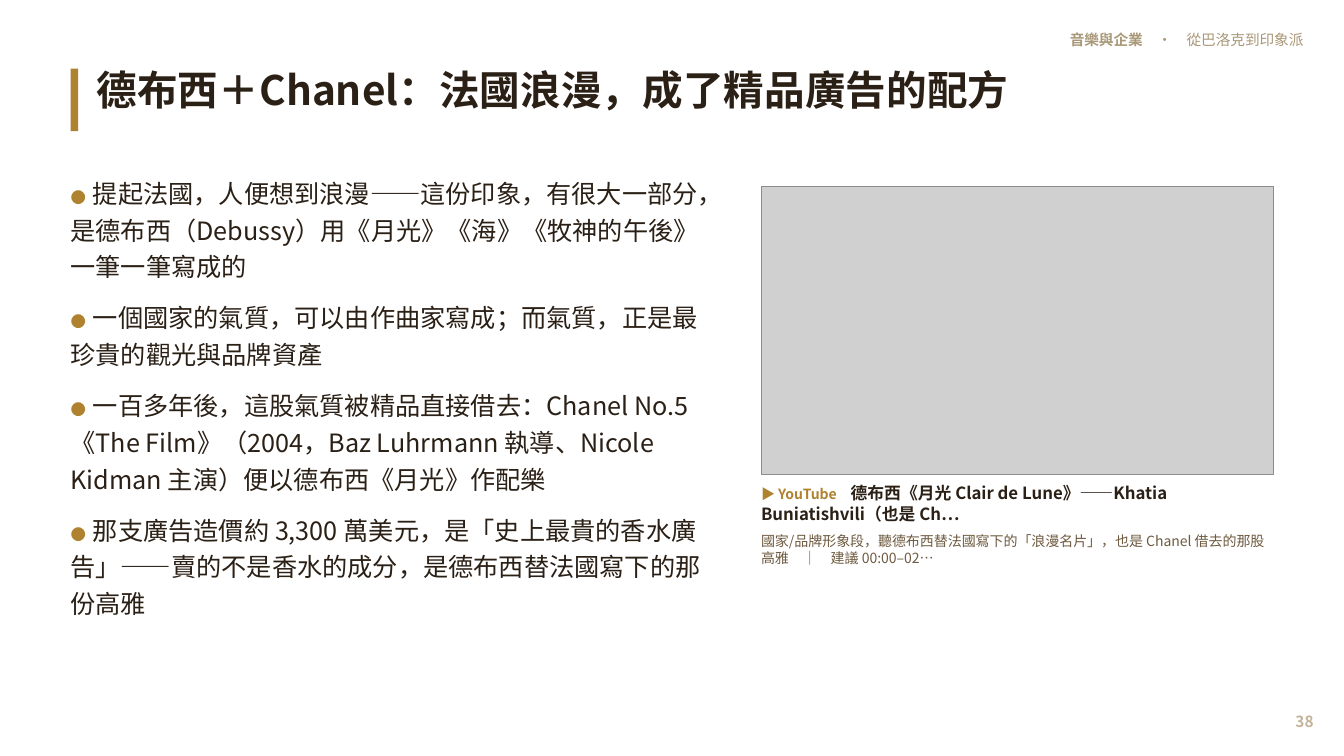
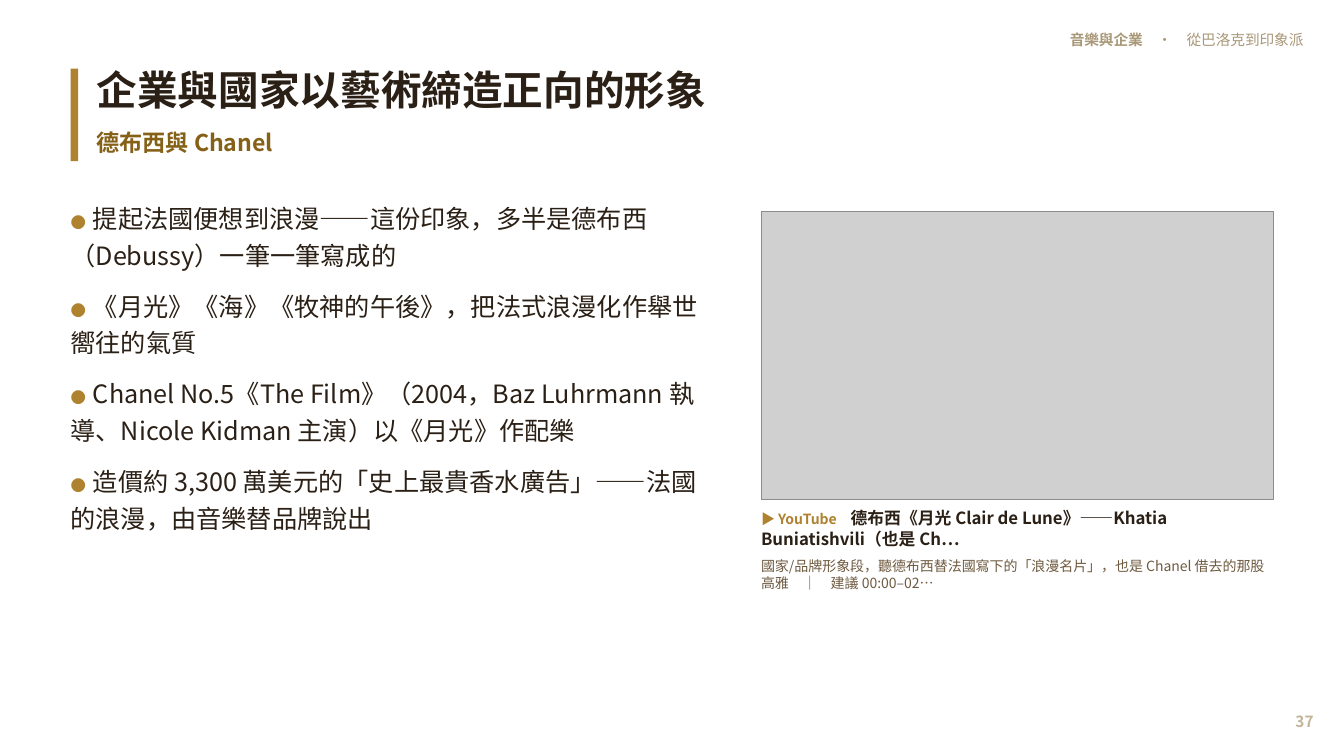
Before and after one commit to kblab2024/music-business-lecture, a slide deck: slide 37 of docs/downloads/音樂與企業-投影片.pptx (slide 38 before the commit). Drawn at 1344x756 pixels with LibreOffice and Linux fonts; fonts in the diff are those of the drawing; grey boxes stand for pictures. Boxes give left, top, right and bottom in pixels: in the first picture for what was removed or moved away, otherwise in the second. Text is boxed around its words. In the diff, an @@ line names an element or a change of style, - is before the commit and + after.

```diff
--- a/docs/downloads/音樂與企業-投影片.pptx
+++ b/docs/downloads/音樂與企業-投影片.pptx
@@ rectangle: place and size @@
-rectangle at [71,69,78,131]
+rectangle at [71,69,78,161]
@@ text at [97,70,706,153]: text changed @@
-德布西＋Chanel：法國浪漫，成了精品廣告的配方
+企業與國家以藝術締造正向的形象
+德布西與 Chanel
@@ text at [71,206,698,531]: text changed @@
-● 提起法國，人便想到浪漫——這份印象，有很大一部分，是德布西（Debussy）用《月光》《海》《牧神的午後》一筆一筆寫成的
-● 一個國家的氣質，可以由作曲家寫成；而氣質，正是最珍貴的觀光與品牌資產
-● 一百多年後，這股氣質被精品直接借去：Chanel No.5《The Film》（2004，Baz Luhrmann 執導、Nicole Kidman 主演）便以德布西《月光》作配樂
-● 那支廣告造價約 3,300 萬美元，是「史上最貴的香水廣告」——賣的不是香水的成分，是德布西替法國寫下的那份高雅
+● 提起法國便想到浪漫——這份印象，多半是德布西（Debussy）一筆一筆寫成的
+● 《月光》《海》《牧神的午後》，把法式浪漫化作舉世嚮往的氣質
+● Chanel No.5《The Film》（2004，Baz Luhrmann 執導、Nicole Kidman 主演）以《月光》作配樂
+● 造價約 3,300 萬美元的「史上最貴香水廣告」——法國的浪漫，由音樂替品牌說出
@@ picture: place and size @@
-picture at [761,187,1273,475]
+picture at [761,212,1273,500]
@@ text "▶ YouTube 德布西《月光 Clair de ...": place and size @@
-text "▶ YouTube 德布西《月光 Clair de ..." at [761,484,1265,564]
+text "▶ YouTube 德布西《月光 Clair de ..." at [761,509,1265,589]
@@ text at [1295,715,1313,727]: text changed @@
-38
+37
```
Also in this commit, not shown: 52 other slides changed, 3 slides added, 4 slides removed, 9 other files.
